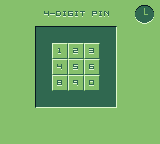
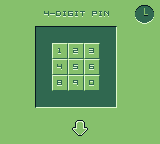
Layered file, before and after one edit (160x144). Changes by layer:
added layer "Arrows" above "Books #1" over box(72, 120, 88, 136)
